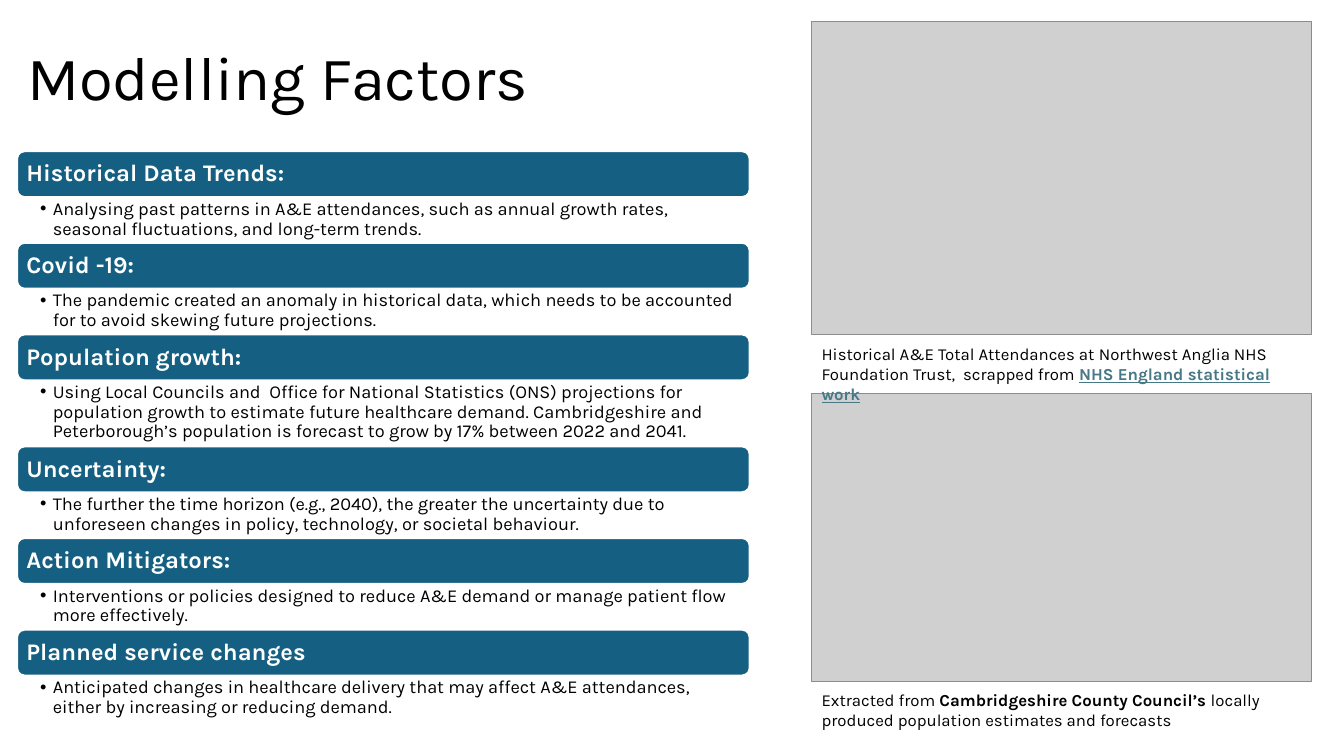
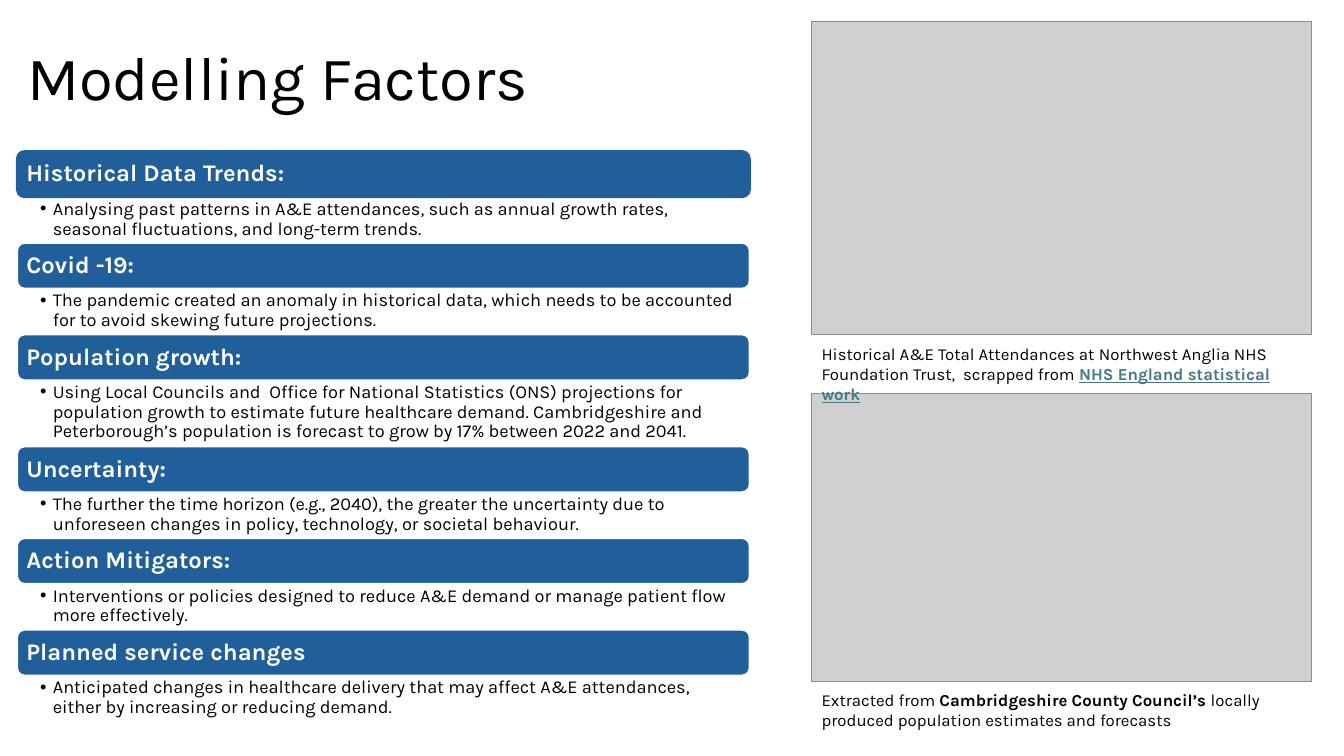
Before and after one commit to IgnacioFabietti/NWA_monte_carlo_forecasting, a slide deck: slide 3 of marcos_fabietti_Predicting_A&E_Demand.pptx. Drawn at 1344x756 pixels with LibreOffice and Linux fonts; fonts in the diff are those of the drawing; grey boxes stand for pictures. Boxes give left, top, right and bottom in pixels: in the first picture for what was removed or moved away, otherwise in the second. Text is boxed around its words. In the diff, an @@ line names an element or a change of style, - is before the commit and + after.

```diff
--- a/marcos_fabietti_Predicting_A&E_Demand.pptx
+++ b/marcos_fabietti_Predicting_A&E_Demand.pptx
@@ rounded rectangle at [17,151,750,198]: fill #156082 to #215F9A; outline #FFFFFF 1.5 pt to #215F9A 1.5 pt @@
@@ fill #156082 to #215F9A in 5 elements at [17,243,750,289], [17,335,750,381], [17,447,750,493], [17,538,750,585], [17,630,750,677] @@
```
Also in this commit, not shown: 1 other slide changed, 1 other file.
